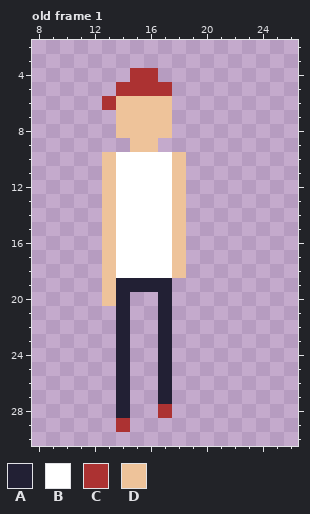
Pixel-art file -- Enemies/thug.aseprite. The picture above was drawn from the file before the commit.
32x32 pixels, 1 frame. Shown: old frame 1: x 8..26, y 2..30.
Palette (. is transparent): A #222034  B #ffffff  C #ac3232  D #eec39a
Pixels before, old frame 1, first column x 13:
 4 ..CC..
 5 .CCCC.
 6 CDDDD.
 7 .DDDD.
 8 .DDDD.
 9 ..DD..
10 DBBBBD
11 DBBBBD
12 DBBBBD
13 DBBBBD
14 DBBBBD
15 DBBBBD
16 DBBBBD
17 DBBBBD
18 DBBBBD
19 DAAAA.
20 DA..A.
21 .A..A.
22 .A..A.
23 .A..A.
24 .A..A.
25 .A..A.
26 .A..A.
27 .A..A.
28 .A..C.
29 .C....
After:
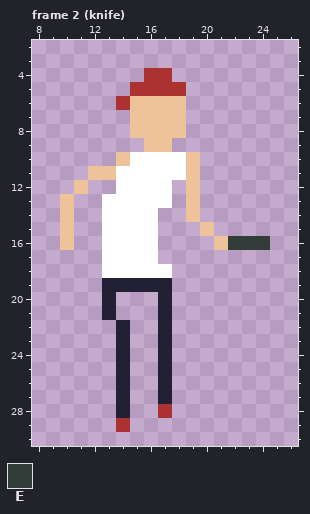
Colours new in this view: E #323c39
A new or re-ordered frame is compared with the old frame closest to it.
From the commit log: Darked the world a little, and gave thugs knives
The edit:
frames 1 -> 2
Frame 2 (knife) is new; against old frame 1:
y 4: x 15 C -> .; x 17 . -> C
y 5: x 14 C -> .; x 18 . -> C
y 6: x 13..14 CD -> .C; x 18 . -> D
y 7..8: x 14 D -> .; x 18 . -> D
y 9: x 15 D -> .; x 17 . -> D
y 10: x 13..14 DB -> .D; x 18..19 D. -> BD
y 11: x 12 . -> D; x 18..19 D. -> BD
y 12: x 11 . -> D; x 13 D -> .; x 18..19 D. -> .D
y 13: x 10 . -> D; x 13 D -> B; x 18..19 D. -> .D
y 14: x 10 . -> D; x 13 D -> B; x 17..19 BD. -> ..D
y 15: x 10 . -> D; x 13 D -> B; x 17..18 BD -> ..; x 20 . -> D
y 16: x 10 . -> D; x 13 D -> B; x 17..18 BD -> ..; x 21..24 .... -> DEEE
y 17: x 13 D -> B; x 17..18 BD -> ..
y 18: x 13 D -> B; x 18 D -> .
y 19: x 13 D -> A
y 20: x 13..14 DA -> A.
y 21: x 13..14 .A -> A.
